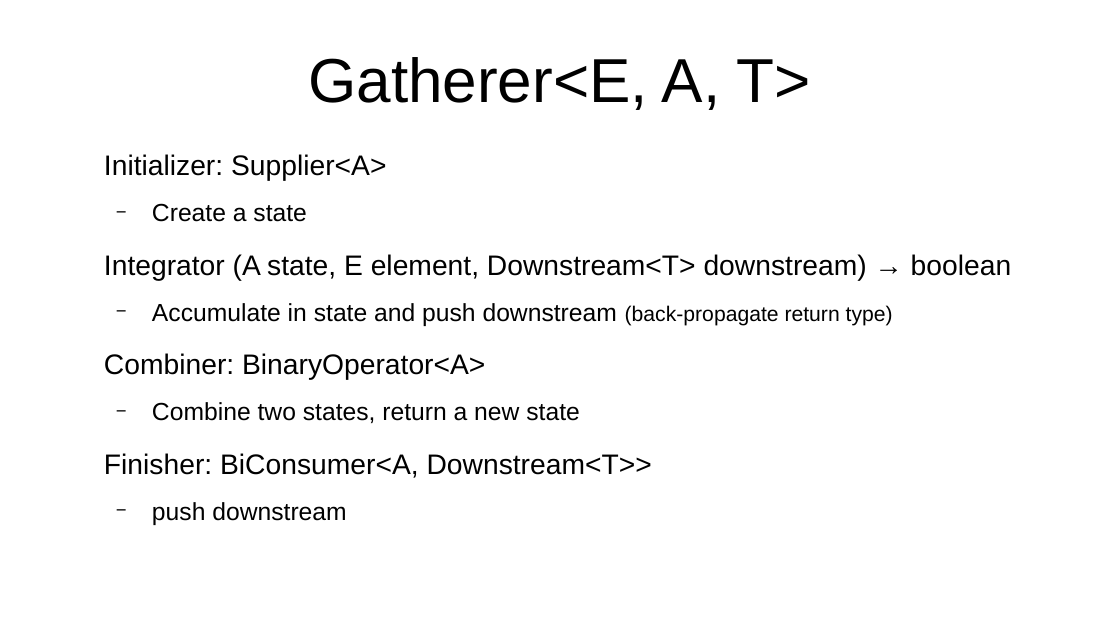
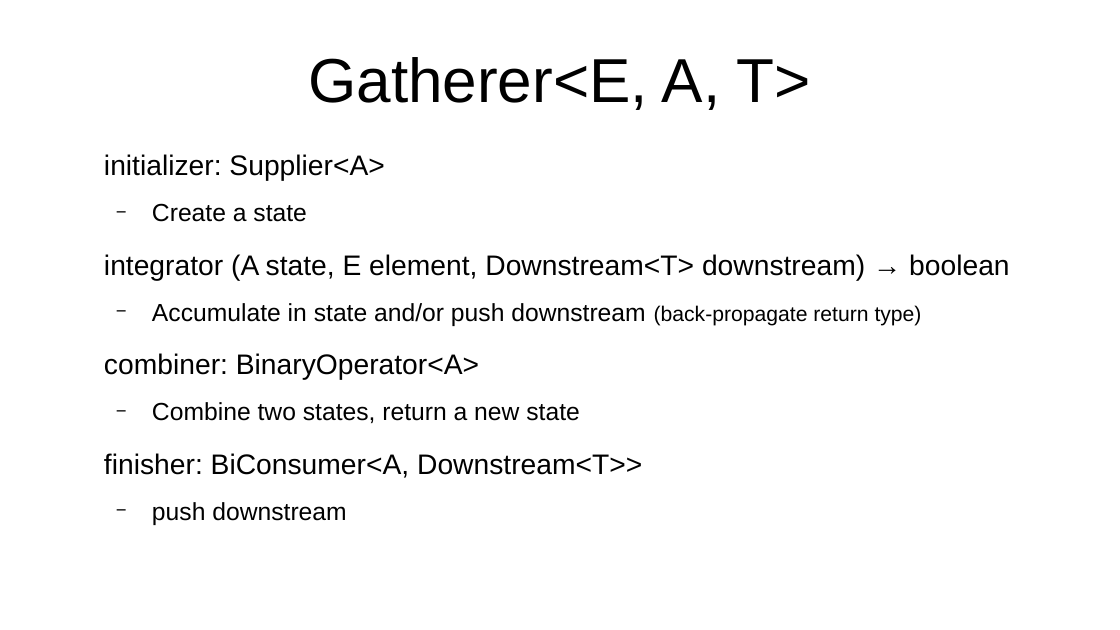
Before and after one commit to forax/we_are_all_to_gather, a slide deck: slide 16 of We are all to gather.odp (slide 17 before the commit). Drawn at 1120x630 pixels with LibreOffice and Linux fonts; fonts in the diff are those of the drawing. Boxes give left, top, right and bottom in pixels: in the first picture for what was removed or moved away, otherwise in the second. Text is boxed around its words. In the diff, an @@ line names an element or a change of style, - is before the commit and + after.

```diff
--- a/We are all to gather.odp
+++ b/We are all to gather.odp
@@ text at bbox=[104, 154, 384, 181]: text changed @@
-Initializer: Supplier<A>
+initializer: Supplier<A>
@@ text at bbox=[104, 254, 1010, 380]: text changed @@
-Integrator (A state, E element, Downstream<T> downstream) → boolean
-  − Accumulate in state and push downstream (back-propagate return type)
-Combiner: BinaryOperator<A>
+integrator (A state, E element, Downstream<T> downstream) → boolean
+  − Accumulate in state and/or push downstream (back-propagate return type)
+combiner: BinaryOperator<A>
@@ text at bbox=[104, 453, 642, 478]: text changed @@
-Finisher: BiConsumer<A, Downstream<T>>
+finisher: BiConsumer<A, Downstream<T>>
```
Also in this commit, not shown: 7 other slides changed, 4 slides added, 2 slides removed, 4 other files.
